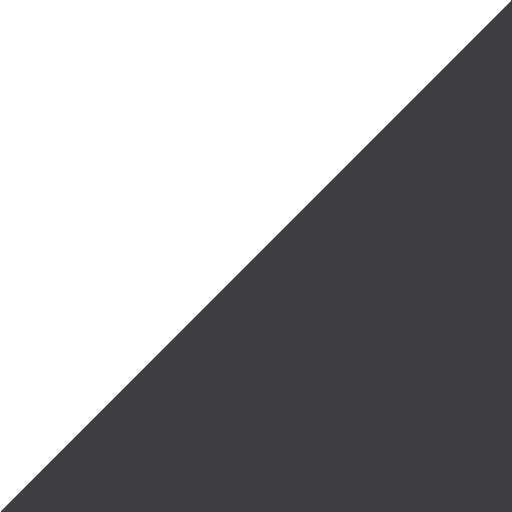
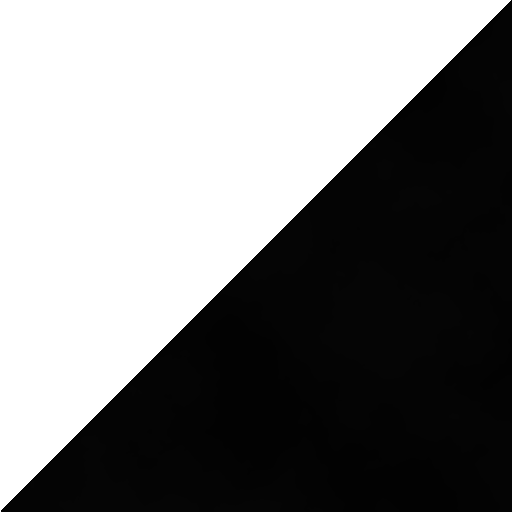
Layer changes from the first 512 x 512 image to the second:
renamed "Layer 0" to "Layer 2", painted on it over left=1, top=0, right=512, bottom=512
